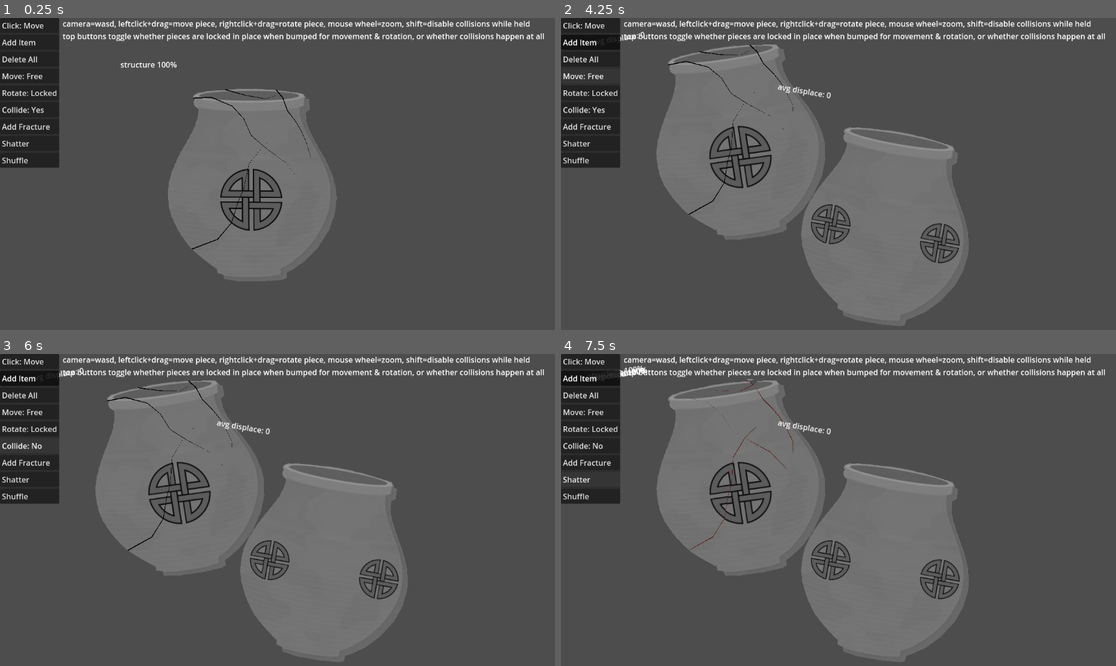
Above: before the commit, frames 1-4 (two rows, left to right).
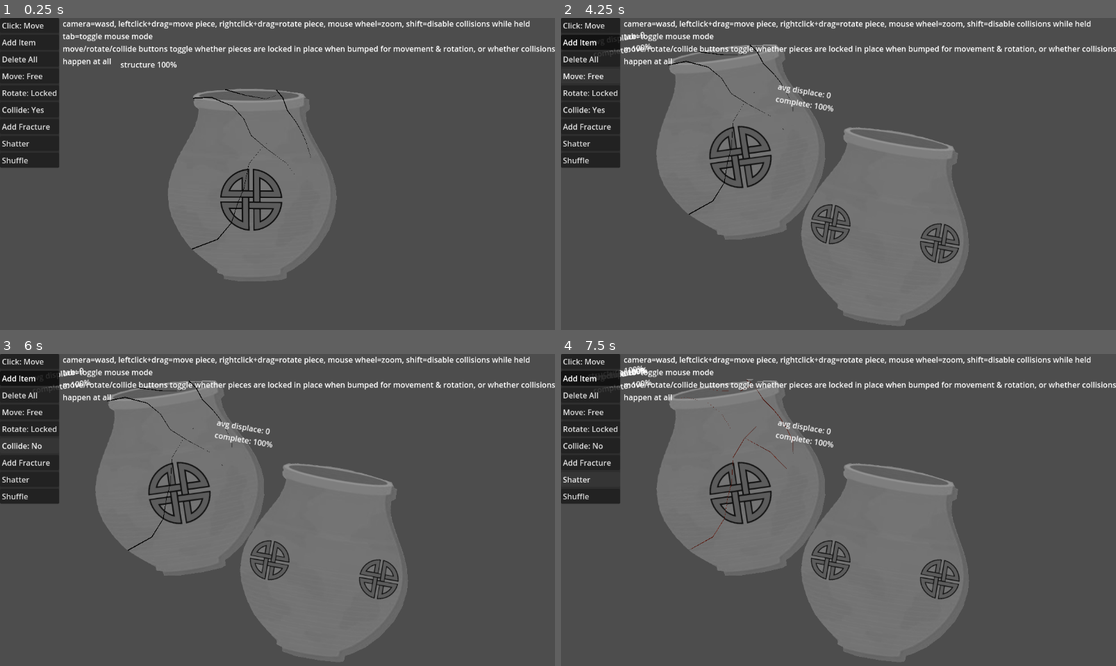
Above: after the commit, the same moments.

Repository: feyrkh/Exploratory
Game: Godot game, scene res://CleaningTable.tscn
The game is run twice, just before and just after one commit, with the same random seed, the same clock (stepped at 60 frames per second) and the same inputs.
Inputs:
- Up to frame 1 (0.25 s): no input
- Up to frame 2 (4.25 s): click "Click: Move" at 0.5 s; click "Click: Glue" at 1.25 s; click "Add Item" at 2 s; click "Move: Free" at 2.75 s; click "Move: Locked" at 3.5 s
- Up to frame 3 (6 s): click "Rotate: Locked" at 4.25 s; click "Rotate: Free" at 5 s; click "Collide: Yes" at 5.75 s
- Up to frame 4 (7.5 s): click "Add Fracture" at 6.5 s; click "Shatter" at 7.25 s

The runs differ from the first frame. In frame 1, 1.9% of the frame differs, in the area x 11-100%, y 4-16%; in frame 2, 2.0%, in the area x 7-100%, y 4-31%; in frame 3, 2.0%; in frame 4, 2.0%.

Commit message:
Too-skinny shards destroyed, tab toggles glue mode

Diff:
--- a/ArcheologyItem.gd
+++ b/ArcheologyItem.gd
@@ -15,6 +15,7 @@
 var reset_position = null
 
 const TOO_SMALL_POLYGON_AREA := 35
+const TOO_SMALL_POLYGON_EDGE_RATIO := 0.6
 
 # Length of all the edges in pixels, used for picking random spots on the edge
 var total_edge_length:float = 0
@@ -146,6 +147,10 @@
 			edge.refresh_edge_path(scar_trim_poly[0])
 	if abs(area) < TOO_SMALL_POLYGON_AREA:
 		print("Too-small shard was created, area is ", area, ", deleting")
+		queue_free()
+		return 0
+	elif abs(area) < total_edge_length*TOO_SMALL_POLYGON_EDGE_RATIO:
+		print("Too-skinny shard was created, area is ", area, " which is smaller than the total edge length ", total_edge_length, " times ", TOO_SMALL_POLYGON_EDGE_RATIO)
 		queue_free()
 		return 0
 	else:
@@ -430,7 +435,7 @@
 		totalArea += area
 	for i in range(centers.size()):
 		center += centers[i] * (areas[i] / totalArea)
-	print("Center of ", name, " with ", collision.polygon.size(), " points: ", center)
+	#print("Center of ", name, " with ", collision.polygon.size(), " points: ", center)
 	center_of_mass = center
 	return center
 
@@ -555,7 +560,7 @@
 			if num_pts > 0:
 				avg_displacements += total_displacement/num_pts * cur_area
 				num_polygons += 1
-	$StructurePct.text = "avg displace: "+str(avg_displacements/num_polygons/total_area)
+	$StructurePct.text = "avg displace: "+str(snapped(avg_displacements/num_polygons/total_area, 0.01))+"\ncomplete: "+str(snapped(area_pct*100, 0.1))+"%"
 	result['displace'] = avg_displacements/num_polygons/total_area
 
 
--- a/CleaningTable.gd
+++ b/CleaningTable.gd
@@ -5,55 +5,9 @@
 @onready var cursor_area:CursorArea = find_child("CursorArea")
 var collision_temp_disabled = false
 
-func _process(_delta):
-	var movement = Input.get_vector("left", "right", "up", "down")
-	if movement != Vector2.ZERO:
-		camera.position += movement * CAMERA_MOVE_SPEED / camera.zoom.x
-
-func _unhandled_input(event):
-	handle_camera_input(event)
-	match Global.click_mode:
-		Global.ClickMode.move: handle_move_input(event)
-		Global.ClickMode.glue: handle_glue_input(event)
-
-func handle_glue_input(event):
-	if event.is_action_pressed("drag_start"):
-		# find all pieces under the cursor and glue them together
-		var pieces = cursor_area.get_overlaps()
-		if pieces.size() > 1:
-			print("Gluing ", pieces.size(), " pieces together")
-			var main_piece = pieces[0]
-			for i in range(1, pieces.size()):
-				main_piece.glue(pieces[i])
-			main_piece.call_deferred("highlight_visual_polygons")
-			main_piece.build_glue_polygons(get_global_mouse_position(), cursor_area.find_child("CollisionShape2D").shape.radius)
-		elif pieces.size() == 1:
-			print("Filling glue in cracks, maybe")
-			pieces[0].build_glue_polygons(get_global_mouse_position(), cursor_area.find_child("CollisionShape2D").shape.radius)
-
-func handle_camera_input(event):
-	if event.is_action("zoom_in"):
-		camera.zoom += ZOOM_INCREMENT
-		if camera.zoom.x > 4.0:
-			camera.zoom = Vector2(4, 4)
-		get_viewport().set_input_as_handled()
-	elif event.is_action("zoom_out"):
-		camera.zoom -= ZOOM_INCREMENT
-		if camera.zoom.x < 0.2:
-			camera.zoom = Vector2(0.2, 0.2)
-		get_viewport().set_input_as_handled()
-
-func handle_move_input(event):
-	if Global.collide == true and event.is_action_pressed("disable_collision"):
-		print("Disabling collision ", self)
-		Global.collide = false
-		collision_temp_disabled = true
-	elif collision_temp_disabled and event.is_action_released("disable_collision"):
-		Global.collide = true
-		print("Reenabling collision")
-
 # Called when the node enters the scene tree for the first time.
 func _ready():
+	Global.click_mode_changed.connect(update_button_text)
 	update_button_text()
 	var new_item = ItemBuilder.build_random_item()
 	new_item.name = "Pot3"
@@ -96,6 +50,56 @@
 
 	#square.specific_scar(Vector2(151, 200), Vector2(150, 40), 0, 0.5, 0.5) # from bottom, long
 	#square.specific_scar(Vector2(100, 151), Vector2(260, 150), 0, 0.5, 0.5) # from left, long
+
+func _process(_delta):
+	var movement = Input.get_vector("left", "right", "up", "down")
+	if movement != Vector2.ZERO:
+		camera.position += movement * CAMERA_MOVE_SPEED / camera.zoom.x
+
+func _unhandled_input(event):
+	if event.is_action_pressed("change_click_mode"):
+		Global.rotate_click_mode()
+		get_viewport().set_input_as_handled()
+	handle_camera_input(event)
+	match Global.click_mode:
+		Global.ClickMode.move: handle_move_input(event)
+		Global.ClickMode.glue: handle_glue_input(event)
+
+func handle_glue_input(event):
+	if event.is_action_pressed("drag_start"):
+		# find all pieces under the cursor and glue them together
+		var pieces = cursor_area.get_overlaps()
+		if pieces.size() > 1:
+			print("Gluing ", pieces.size(), " pieces together")
+			var main_piece = pieces[0]
+			for i in range(1, pieces.size()):
+				main_piece.glue(pieces[i])
+			main_piece.call_deferred("highlight_visual_polygons")
+			main_piece.build_glue_polygons(get_global_mouse_position(), cursor_area.find_child("CollisionShape2D").shape.radius)
+		elif pieces.size() == 1:
+			print("Filling glue in cracks, maybe")
+			pieces[0].build_glue_polygons(get_global_mouse_position(), cursor_area.find_child("CollisionShape2D").shape.radius)
+
+func handle_camera_input(event):
+	if event.is_action("zoom_in"):
+		camera.zoom += ZOOM_INCREMENT
+		if camera.zoom.x > 4.0:
+			camera.zoom = Vector2(4, 4)
+		get_viewport().set_input_as_handled()
+	elif event.is_action("zoom_out"):
+		camera.zoom -= ZOOM_INCREMENT
+		if camera.zoom.x < 0.2:
+			camera.zoom = Vector2(0.2, 0.2)
+		get_viewport().set_input_as_handled()
+
+func handle_move_input(event):
+	if Global.collide == true and event.is_action_pressed("disable_collision"):
+		print("Disabling collision ", self)
+		Global.collide = false
+		collision_temp_disabled = true
+	elif collision_temp_disabled and event.is_action_released("disable_collision"):
+		Global.collide = true
+		print("Reenabling collision")
 
 
 func _on_freeze_button_pressed():
--- a/CleaningTable.tscn
+++ b/CleaningTable.tscn
@@ -88,13 +88,14 @@
 offset_right = 1141.0
 offset_bottom = 49.0
 text = "camera=wasd, leftclick+drag=move piece, rightclick+drag=rotate piece, mouse wheel=zoom, shift=disable collisions while held
-top buttons toggle whether pieces are locked in place when bumped for movement & rotation, or whether collisions happen at all"
+tab=toggle mouse mode
+move/rotate/collide buttons toggle whether pieces are locked in place when bumped for movement & rotation, or whether collisions
+happen at all"
 
 [node name="CursorArea" type="Area2D" parent="."]
 collision_layer = 0
 collision_mask = 2
 input_pickable = false
-monitorable = false
 script = ExtResource("2_018s2")
 
 [node name="CollisionShape2D" type="CollisionShape2D" parent="CursorArea"]
--- a/Global.gd
+++ b/Global.gd
@@ -20,6 +20,8 @@
 		collide = val
 		get_tree().call_group("archeology", "global_collide", val)
 
+signal click_mode_changed()
+
 enum ClickMode {move, glue}
 var click_mode = ClickMode.move:
 	set(val):
@@ -28,3 +30,10 @@
 			ClickMode.move: Input.set_custom_mouse_cursor(null)
 			ClickMode.glue: Input.set_custom_mouse_cursor(load("res://art/cursor/glue.png"), Input.CURSOR_ARROW, Vector2(15, 15))
 			_: Input.set_custom_mouse_cursor(null)
+
+func rotate_click_mode():
+		match click_mode:
+			ClickMode.move: click_mode = ClickMode.glue
+			ClickMode.glue: click_mode = ClickMode.move
+			_: click_mode = ClickMode.move
+		click_mode_changed.emit()
--- a/ItemScar.gd
+++ b/ItemScar.gd
@@ -57,14 +57,14 @@
 				replacement_line[delete_from] = pt_to_remove
 			else:
 				for i in range(delete_from, -1, -1):
-					print("Removing at new loc 0, ", replacement_line[0])
+					#print("Removing at new loc 0, ", replacement_line[0])
 					replacement_line.remove_at(0)
-				print("Replacing original 0 ", replacement_line[0], " with new 0, ", pt_to_remove)
+				#print("Replacing original 0 ", replacement_line[0], " with new 0, ", pt_to_remove)
 				replacement_line[0] = pt_to_remove
 			line.points = replacement_line
 
 	if !found_endpoint or replacement_line.size() < 2:
-		print("Full line was deleted")
+		#print("Full line was deleted")
 		queue_free()
 
 func get_edge_intersections(edge_start:Vector2, edge_end:Vector2, distance_tolerance=0.7):
@@ -90,13 +90,13 @@
 		return [closest_intersection_of_start, closest_intersection_of_end, "both"]
 
 func intersect_scar(scar2:ItemScar, scar1_from_end:bool, scar2_from_end:bool): #-> Array[Vector2] or null:
-	print("Checking intersection of ", self, " and ", scar2)
+	#print("Checking intersection of ", self, " and ", scar2)
 	var scar1_pts = Array(line.points)
 	var scar2_pts = Array(scar2.line.points)
 	if scar1_from_end: scar1_pts.reverse()
 	if scar2_from_end: scar2_pts.reverse()
 	if self == scar2:
-		print("Self-intersection")
+		#print("Self-intersection")
 		return [scar1_pts, scar1_pts, []]
 	var start_pt = scar1_pts[0]
 	var intersection = [start_pt]
--- a/project.godot
+++ b/project.godot
@@ -87,6 +87,11 @@
 "events": [Object(InputEventKey,"resource_local_to_scene":false,"resource_name":"","device":-1,"window_id":0,"alt_press …(182 unchanged characters)…
 ]
 }
+change_click_mode={
+"deadzone": 0.5,
+"events": [Object(InputEventKey,"resource_local_to_scene":false,"resource_name":"","device":-1,"window_id":0,"alt_pressed":false,"shift_pressed":false,"ctrl_pressed":false,"meta_pressed":false,"pressed":false,"keycode":0,"physical_keycode":4194306,"key_label":0,"unicode":0,"echo":false,"script":null)
+]
+}
 
 [layer_names]
 
